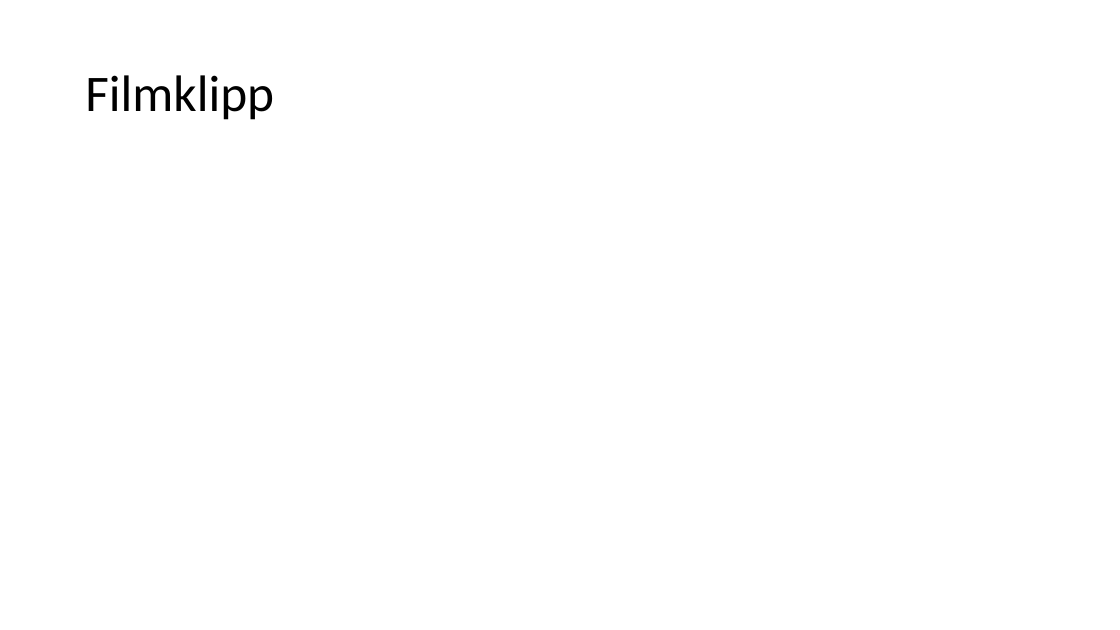
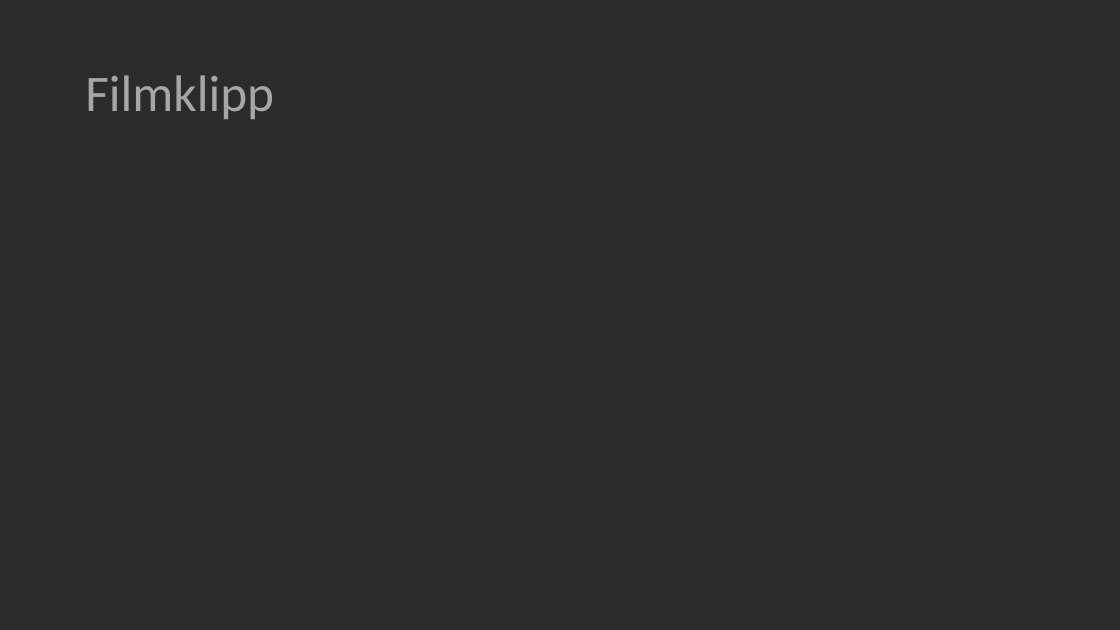
Before and after one commit to HerrAndersson/nightlight, a slide deck: slide 2 of Documentation/nightlight Presentation - base.pptx. Drawn at 1120x630 pixels with LibreOffice and Linux fonts; fonts in the diff are those of the drawing; background and template pictures are left out; a plain dark background stands for a picture behind light text. Boxes give left, top, right and bottom in pixels: in the first picture for what was removed or moved away, otherwise in the second. Text is boxed around its words. In the diff, an @@ line names an element or a change of style, - is before the commit and + after.

```diff
--- a/Documentation/nightlight Presentation - base.pptx
+++ b/Documentation/nightlight Presentation - base.pptx
@@ background #FFFFFF to picture (left out) @@
@@ title "Filmklipp" at bbox=[85, 75, 274, 119]: text colour #000000 to #A6A6A6 @@
```
Also in this commit, not shown: 6 other slides changed, 2 other files.
